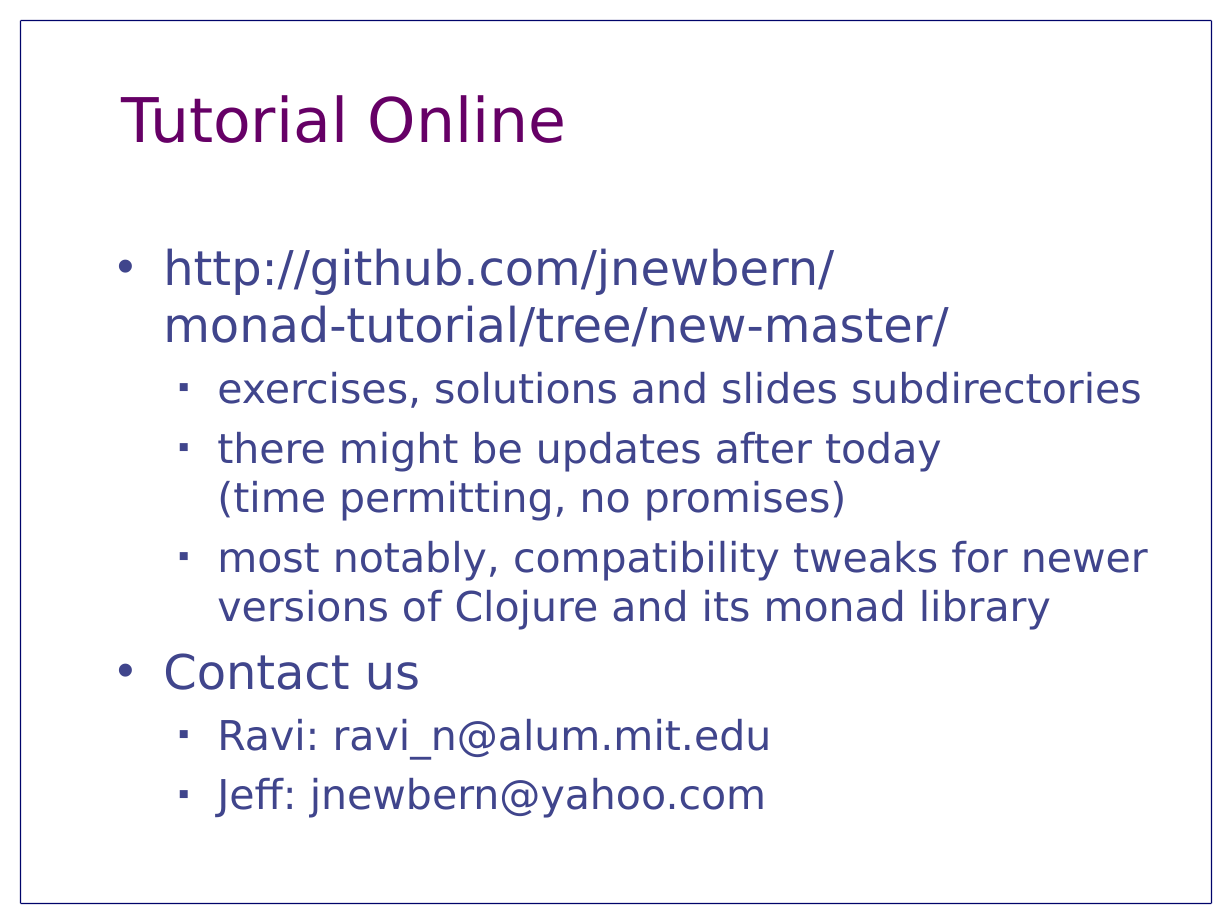
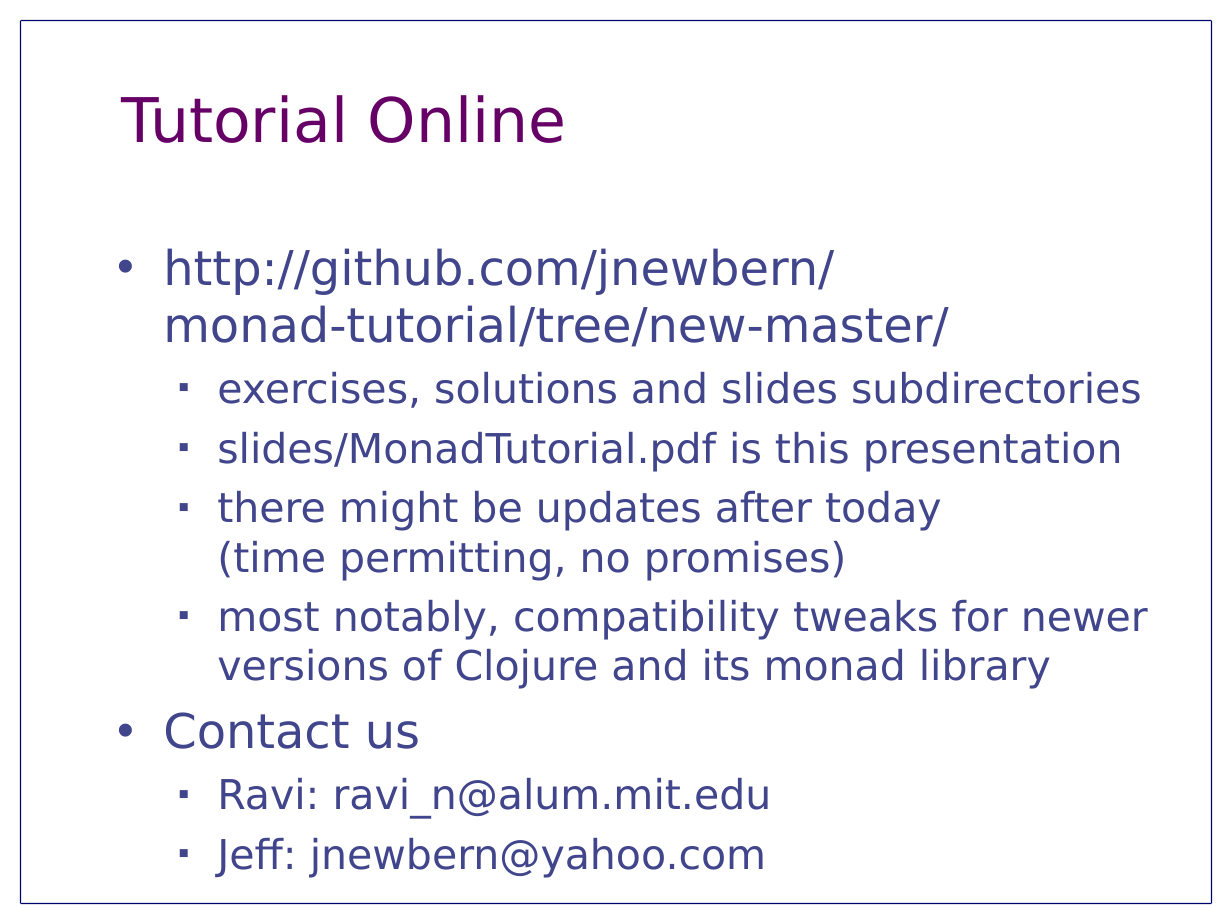
Before and after one commit to jnewbern/monad-tutorial, a slide deck: slide 7 of slides/TutorialOverview.odp. Drawn at 1232x924 pixels with LibreOffice and Linux fonts; fonts in the diff are those of the drawing. Boxes give left, top, right and bottom in pixels: in the first picture for what was removed or moved away, otherwise in the second. Text is boxed around its words. In the diff, an @@ line names an element or a change of style, - is before the commit and + after.

```diff
--- a/slides/TutorialOverview.odp
+++ b/slides/TutorialOverview.odp
@@ text at (x1=217, y1=431, x2=1123, y2=472): paragraph added @@
+  ■ slides/MonadTutorial.pdf is this presentation
```
Also in this commit, not shown: 1 other slide changed, 1 other file.
